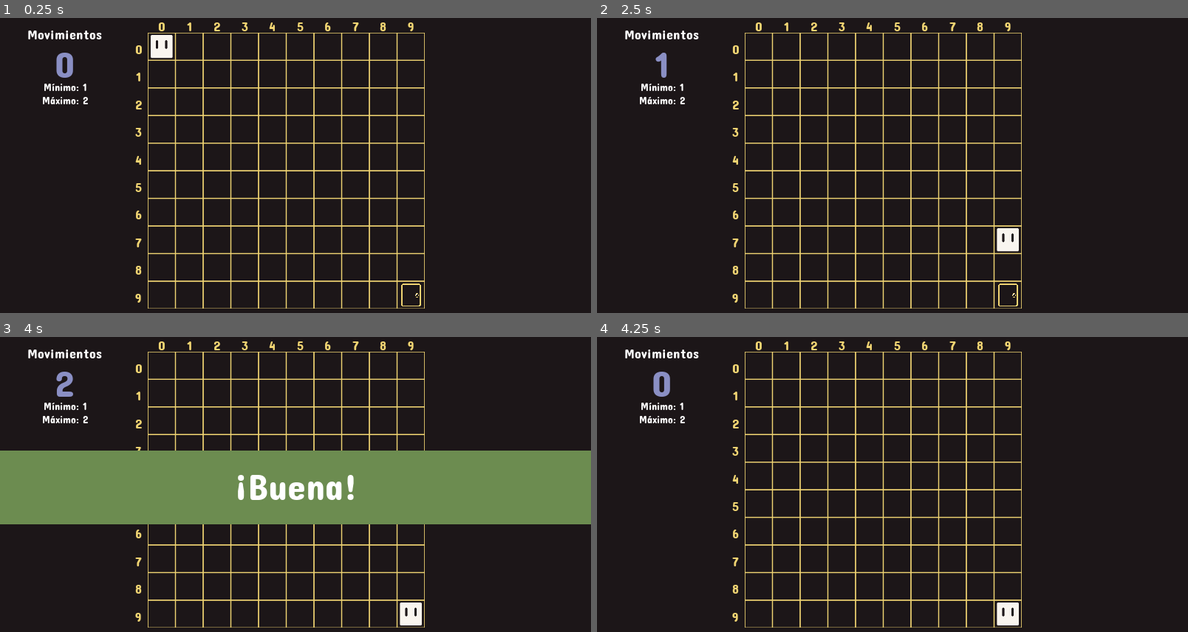
Above: before the commit, frames 1-4 (two rows, left to right).
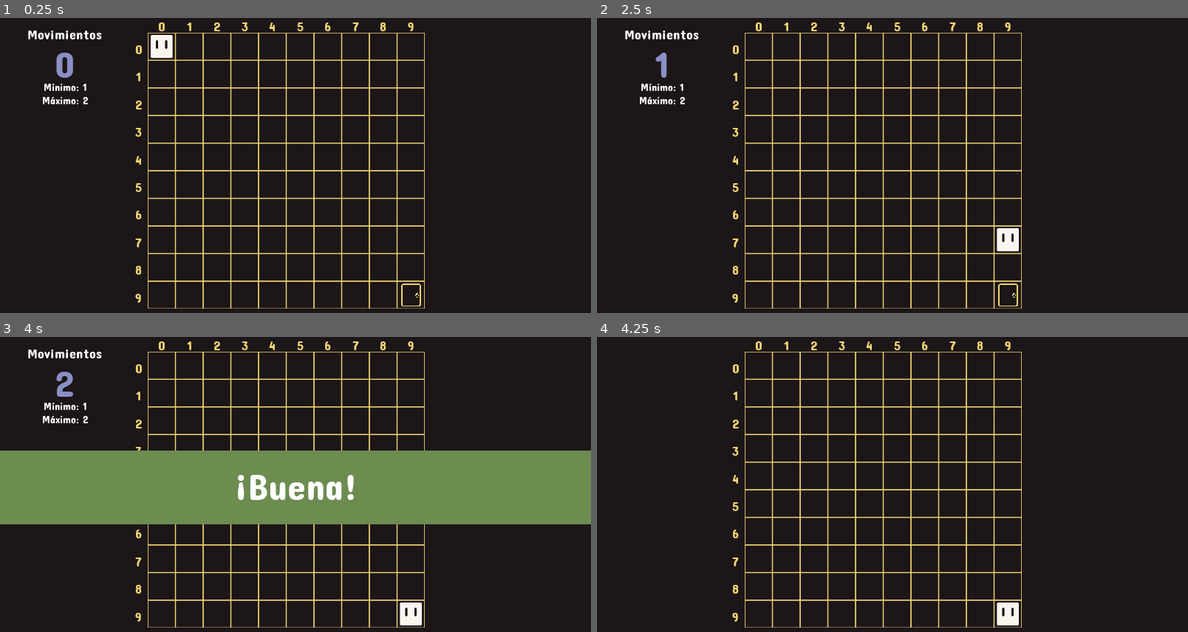
Above: after the commit, the same moments.

Repository: mapedorr/GetOut
Game: Godot game, scene res://Juego.tscn
The game is run twice, just before and just after one commit, with the same random seed, the same clock (stepped at 60 frames per second) and the same inputs.
Inputs:
- Up to frame 1 (0.25 s): no input
- Up to frame 2 (2.5 s): tap Enter at 0.5 s; hold Right (ui_right) 0.53-1.28 s; hold Down (ui_down) 1.28-2.03 s; hold Right (ui_right) from 2.03 s (still down)
- Up to frame 3 (4 s): release Right (ui_right) at 2.78 s; hold Up (ui_up) 2.78-3.53 s; tap Space at 3.5 s; hold Left (ui_left) from 3.53 s (still down)
- Up to frame 4 (4.25 s): keep holding Left (ui_left)

Frames 1-3 are identical in both runs. In frame 4, 0.6% of the frame differs, in the area x 4-18%, y 4-30%.

Commit message:
minor adjustments on GUI

Diff:
--- a/Juego.gd
+++ b/Juego.gd
@@ -113,6 +113,7 @@
 
 func reiniciar_gui():
 	$GUI.ocultar_mensaje()
+	$GUI.ocultar_movimientos()
 	movimientos_hechos = 0
 	$GUI.actualizar_movimientos(movimientos_hechos)
 
--- a/gui/GUI.gd
+++ b/gui/GUI.gd
@@ -12,6 +12,7 @@
 func _ready():
 	$MenuPrincipal/Contenedor/Continuar.connect("pressed", self, "cerrar_main_menu")
 	$MenuPrincipal/Contenedor/Salir.connect("pressed", self, "cerrar_juego")
+	$Movimiento.hide()
 	$MenuPrincipal.hide()
 
 # Called every frame. 'delta' is the elapsed time since the previous frame.
@@ -42,6 +43,7 @@
 	max_movimientos = maximos
 	$Movimiento/Contenedor/Min.text = "Mínimo: %d" % minimos
 	$Movimiento/Contenedor/Max.text = "Máximo: %d" % maximos
+	$Movimiento.show()
 
 func mostrar_mensaje(movimientos_hechos):
 	var ganado = true
@@ -63,3 +65,6 @@
 	$Mensajes/Super.hide()
 	$Mensajes/Victoria.hide()
 	$Mensajes/Derrota.hide()
+
+func ocultar_movimientos():
+	$Movimiento.hide()
--- a/gui/GUI.tscn
+++ b/gui/GUI.tscn
@@ -81,6 +81,7 @@
 
 [node name="Movimiento" type="Control" parent="."]
 editor/display_folded = true
+visible = false
 margin_right = 224.0
 margin_bottom = 240.0
 
@@ -129,6 +130,7 @@
 valign = 1
 
 [node name="Mensajes" type="Control" parent="."]
+editor/display_folded = true
 anchor_right = 1.0
 anchor_bottom = 1.0
 
